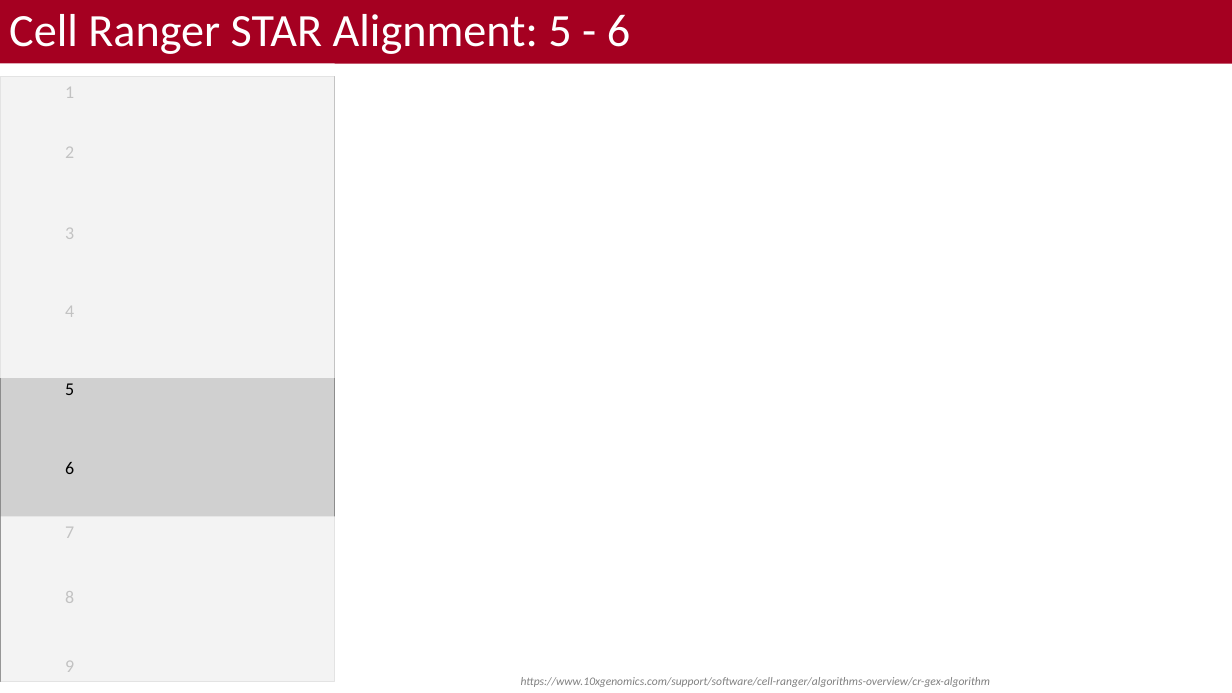
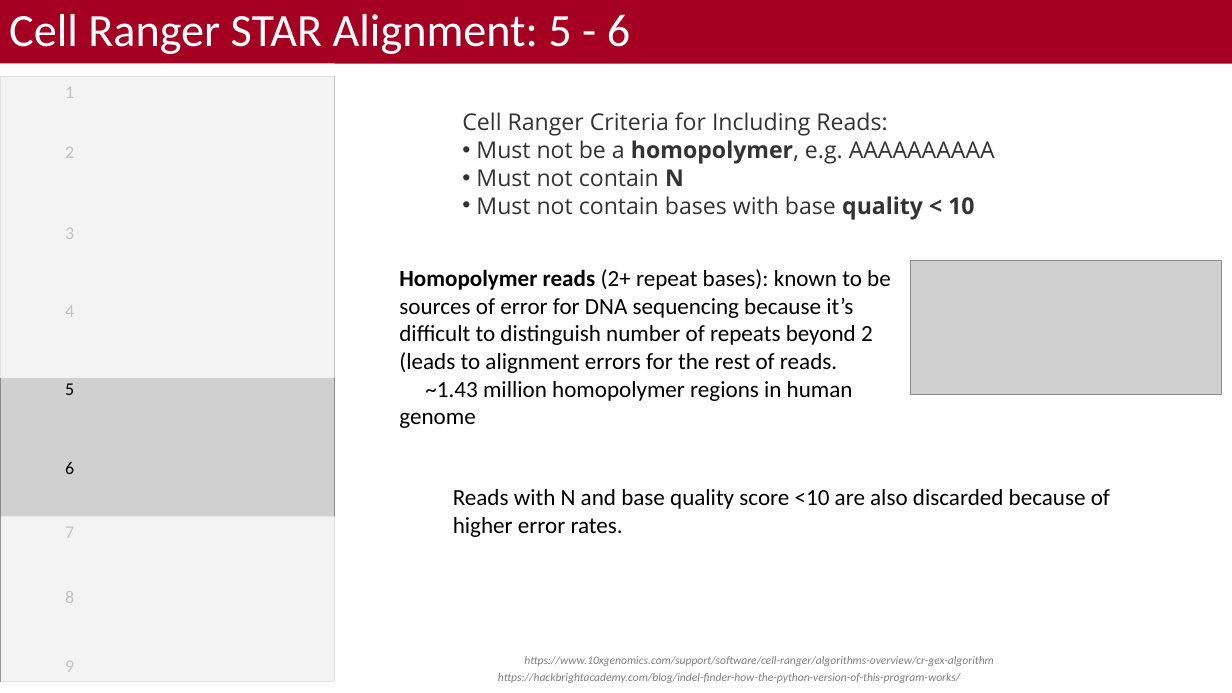
Before and after one commit to bacorli2/scrna_workshop, a slide deck: slide 6 of M2_CellRanger_Alignment/M2_CellRanger.pptx. Drawn at 1232x693 pixels with LibreOffice and Linux fonts; fonts in the diff are those of the drawing; grey boxes stand for pictures; background and template pictures are left out. Boxes give left, top, right and bottom in pixels: in the first picture for what was removed or moved away, otherwise in the second. Text is boxed around its words. In the diff, an @@ line names an element or a change of style, - is before the commit and + after.

```diff
--- a/M2_CellRanger_Alignment/M2_CellRanger.pptx
+++ b/M2_CellRanger_Alignment/M2_CellRanger.pptx
@@ text added at box(462, 112, 995, 219), 18 pt, text #333333 @@
+Cell Ranger Criteria for Including Reads:
+• Must not be a homopolymer, e.g. AAAAAAAAAA
+• Must not contain N
+• Must not contain bases with base quality < 10
@@ text added at box(399, 269, 891, 428), 18 pt, text #000000 @@
+Homopolymer reads (2+ repeat bases): known to be sources of error for DNA sequencing because it’s difficult to distinguish number of repeats beyond 2 (leads to alignment errors for the rest of reads.
+~1.43 million homopolymer regions in human genome
@@ picture added at box(911, 261, 1222, 395) @@
@@ text added at box(453, 489, 1110, 537), 18 pt, text #000000 @@
+Reads with N and base quality score <10 are also discarded because of higher error rates.
@@ text "https://www.10xgenomics.com/support/software/cell-ranger/alg ...": place and size @@
-text "https://www.10xgenomics.com/support/software/cell-ranger/alg ..." at box(521, 677, 990, 687)
+text "https://www.10xgenomics.com/support/software/cell-ranger/alg ..." at box(524, 656, 993, 666)
@@ text added at box(498, 673, 960, 683), 9 pt, text #808080, italic @@
+https://hackbrightacademy.com/blog/indel-finder-how-the-python-version-of-this-program-works/
```
Also in this commit, not shown: 5 other slides changed, 2 other files.
